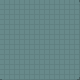
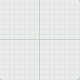
Layer changes from the first 80x80 image to the second:
added layer "Layer 4" (multiply, 30%) above "Layer 1 copy 2" over [0, 0, 80, 80]
added layer "Layer 1 copy 2" (multiply, 30%) above "Layer 1 copy" over [0, 0, 80, 80]
showed "Layer 1 copy", opacity 5% → 10% over [0, 0, 80, 80]
removed layer "Layer 1" (was multiply) over [0, 0, 80, 80]
added layer "Layer 5" above "Layer 3" over [0, 0, 80, 80]
added layer "Layer 3" above "Layer 0" over [0, 0, 80, 80]
